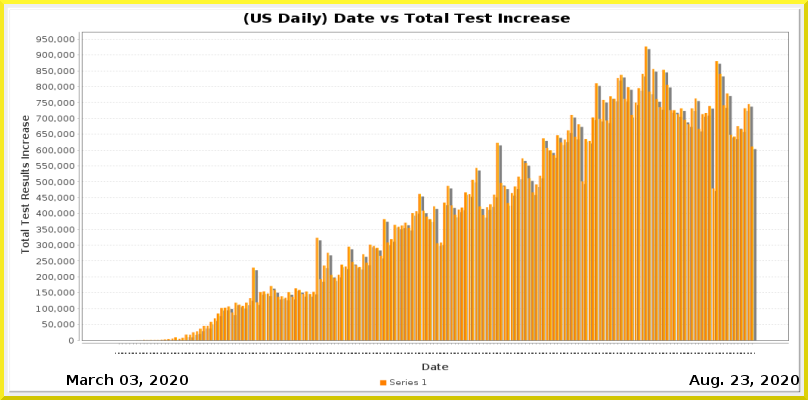
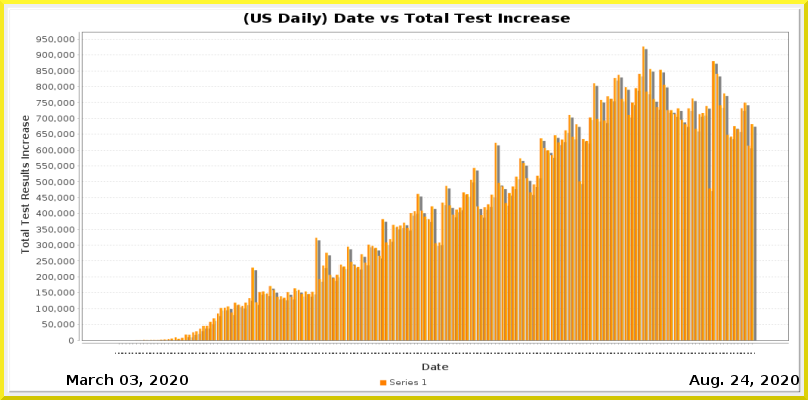
Layers edited between the first and the second 808 × 400 image:
painted on "Current Date" over [741, 375, 749, 385]
painted on "Date_vs_TestIncrease.png" over [132, 46, 757, 354]
